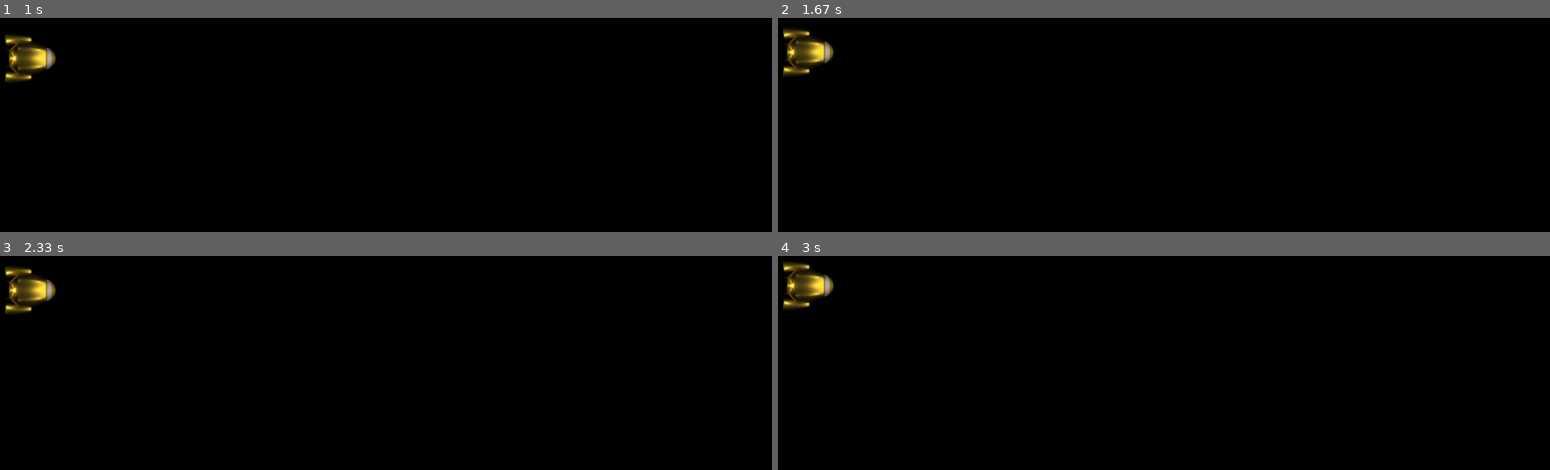
Above: before the commit, frames 1-4 (two rows, left to right).
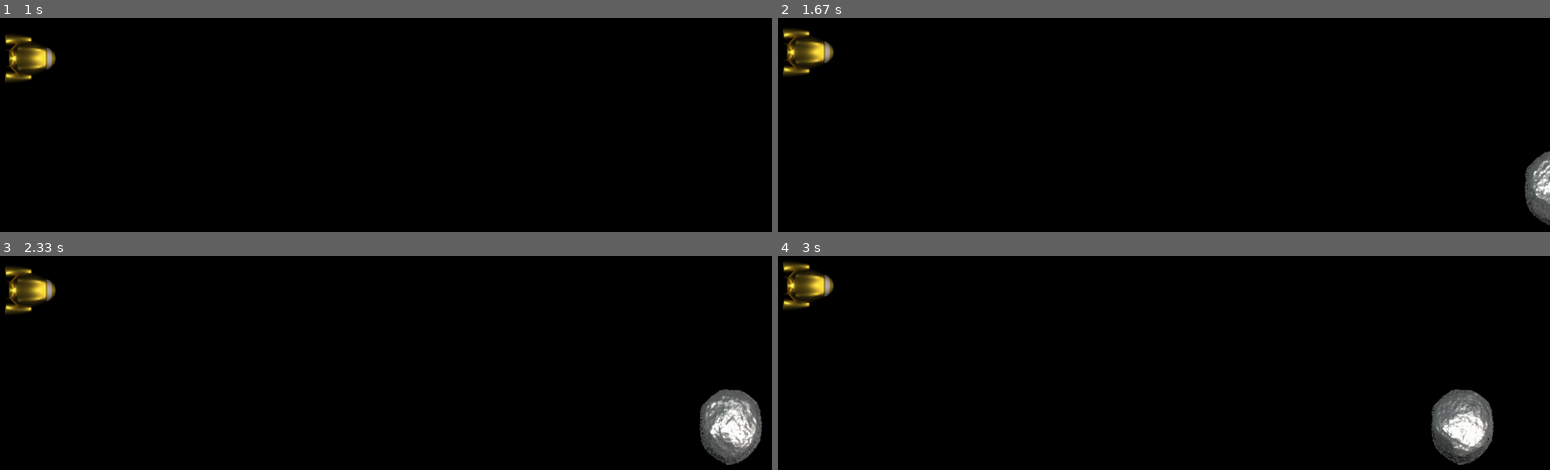
Above: after the commit, the same moments.

Repository: davidordo85/THE_QUEST-Game-with-pygame
Game: pygame game, started from main.py
The game is run twice, just before and just after one commit, with the same random seed, the same clock (stepped at 60 frames per second) and the same inputs.
Inputs:
- Up to frame 1 (1 s): hold Up 0.33-0.8 s; hold Down from 0.83 s (still down)
- Up to frame 2 (1.67 s): release Down at 1.13 s; hold Up 1.17-1.53 s; hold Down from 1.57 s (still down)
- Up to frame 3 (2.33 s): release Down at 1.93 s; hold Up 1.97-2.27 s; hold Down from 2.3 s (still down)
- Up to frame 4 (3 s): release Down at 2.6 s; hold Up from 2.63 s (still down)

Frame 1 is identical in both runs. In frame 2, 0.9% of the frame differs, in the area x 96-100%, y 62-97%; in frame 3, 2.3%, in the area x 90-99%, y 62-98%; in frame 4, 2.3%.

Commit message:
added the asteroid class and its movement on the screen

Diff:
--- /dev/null
+++ b/asteroids/asteroids.py
@@ -0,0 +1,41 @@
+import pygame as pg
+import random
+
+class Asteroid(pg.sprite.Sprite):
+    vx = 0
+    vy = 0
+    num_sprites = 29
+
+    def __init__(self, x, y):
+        self.w = 160
+        self.h = 160
+        super().__init__()
+        self.image = pg.Surface((self.w, self.h), pg.SRCALPHA, 32)
+        self.rect = self.image.get_rect()
+        self.images = self.loadImages()
+        self.image_act = 0
+        self.image.blit(self.images[self.image_act], [0, 0])
+        self.rect.centerx = 1200
+        self.rect.centery = random.randint (40, 560)
+
+    def loadImages(self):
+        images = []
+        for i in range(self.num_sprites):
+            image = pg.image.load("./resources/asteroid_sprites/asteroid_{}.png".format(i))
+            images.append(image)
+        return images
+
+    def update(self, limSupX, limSupY):
+        self.vx = random.randint(1, 2)
+        if self.rect.centerx <= 0:
+            self.rect.centerx = 1200
+            self.rect.centery = random.randint (40, 560)
+        else:
+            self.rect.centerx -= self.vx
+
+
+        self.image_act += 1
+        if self.image_act >= self.num_sprites:
+            self.image_act = 0
+
+        self.image.blit(self.images[self.image_act], (0, 0))
--- a/main.py
+++ b/main.py
@@ -1,5 +1,6 @@
 import pygame as pg
 from ship import ship
+from asteroids import asteroids
 import sys
 
 class Main():
@@ -8,6 +9,7 @@
         pg.display.set_caption("THE QUEST")
         running = True
         self.ship = ship.Ship(800, 600)
+        self.asteroid = asteroids.Asteroid(800, 600)
 
     def handleEvent(self): # create the keyboard events
         for event in pg.event.get():
@@ -26,18 +28,18 @@
             else:
                 pass
 
-
-
         return False
 
     def main_loop(self):
         while True:
             self.handleEvent()
             self.ship.update(800, 600)
+            self.asteroid.update(800, 600)
             self.display.fill("black")
             self.display.blit(self.ship.image, self.ship.rect)
+            self.display.blit(self.asteroid.image, self.asteroid.rect)
+
             pg.display.flip()
-
 
     def quit(self):
         pg.quit()
--- a/ship/ship.py
+++ b/ship/ship.py
@@ -6,12 +6,10 @@
     w = 65
     h = 65
 
-
     def __init__(self, x, y):
         super().__init__()
         self.image = pg.Surface((self.w, self.h), pg.SRCALPHA, 32)
         self.rect = self.image.get_rect()
-
 
         self.rect.centerx = x
         self.rect.centery = y
Not shown, changed: README.md
Binary file added: resources/asteroid_sprites/asteroid_0.png
Binary file added: resources/asteroid_sprites/asteroid_1.png
Binary file added: resources/asteroid_sprites/asteroid_10.png
Binary file added: resources/asteroid_sprites/asteroid_11.png
Binary file added: resources/asteroid_sprites/asteroid_12.png
Binary file added: resources/asteroid_sprites/asteroid_13.png
Binary file added: resources/asteroid_sprites/asteroid_14.png
Binary file added: resources/asteroid_sprites/asteroid_15.png
Binary file added: resources/asteroid_sprites/asteroid_16.png
Binary file added: resources/asteroid_sprites/asteroid_17.png
Binary file added: resources/asteroid_sprites/asteroid_18.png
(and 19 more such lines)
